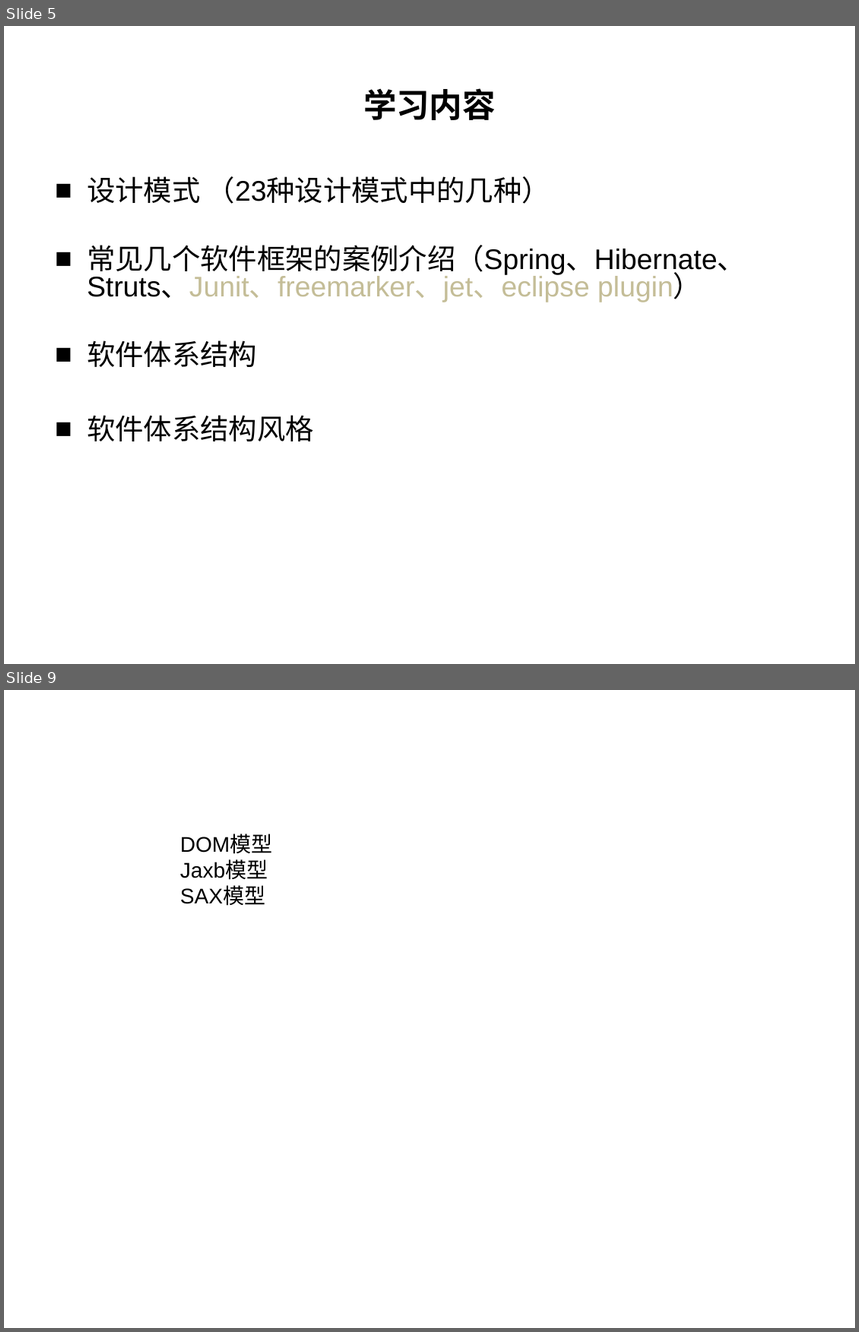
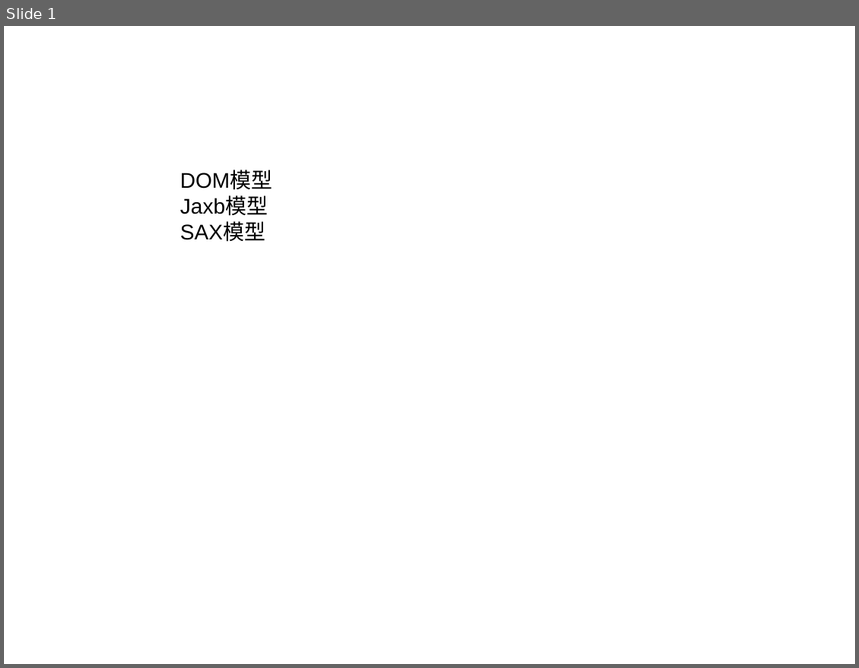
Before and after one commit to liangshanhero/sa, a slide deck: sa/文档/2019 软件体系结构（00）：其他想法.ppt. Shown one above the other, each under a label of ours: slides 5 and 9 before the commit, slide 1 after it; the slides between them are not shown. The pictures are 859x1332 and 859x668 pixels, drawn with LibreOffice and Linux fonts; fonts in the diff are those of the drawing; background and template pictures are left out. Boxes give left, top, right and bottom in pixels: in the first picture for what was removed or moved away, otherwise in the second. Text is boxed around its words. In the diff, an @@ line names an element or a change of style, - is before the commit and + after.

```diff
--- a/sa/文档/2019 软件体系结构（00）：其他想法.ppt
+++ b/sa/文档/2019 软件体系结构（00）：其他想法.ppt
@@ slide 5 removed at (4,26,855,664), background picture (left out) @@
@@ title removed at (363,88,496,120) @@
-学习内容
@@ text removed at (87,176,746,442) @@
-■ 设计模式 （23种设计模式中的几种）
-■ 常见几个软件框架的案例介绍（Spring、Hibernate、Struts、Junit、freemarker、jet、eclipse plugin）
-■ 软件体系结构
-■ 软件体系结构风格
@@ what was slide 9 is now slide 1 @@
```
Also in this commit, not shown: 1 slide added, 7 other slides removed, 7 other files.
